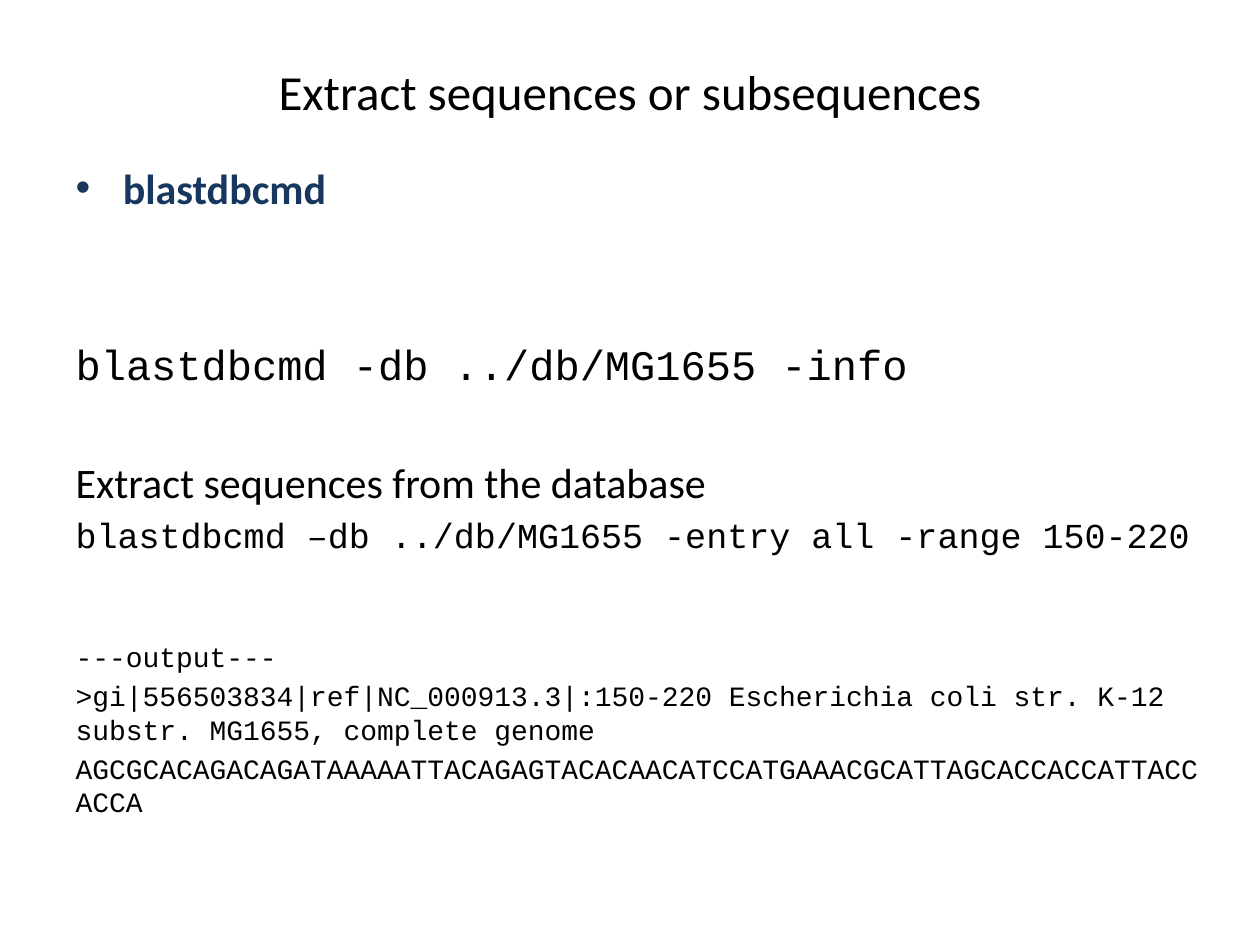
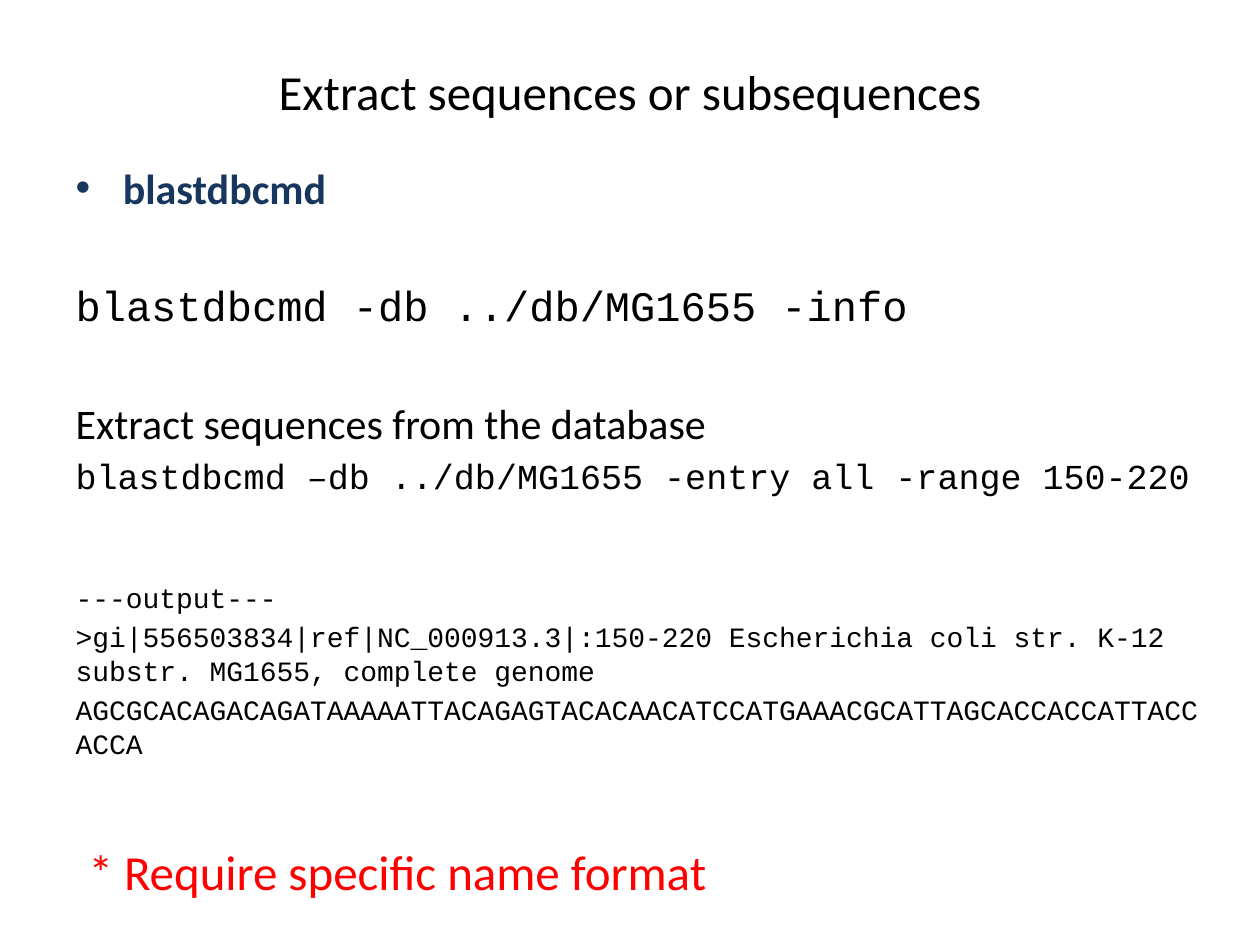
Before and after one commit to liu3zhenlab/teaching, a slide deck: slide 17 of PLPTH813Bioinformatis/2021/labs/lab05_alignment.pptx. Drawn at 1260x945 pixels with LibreOffice and Linux fonts; fonts in the diff are those of the drawing. Boxes give left, top, right and bottom in pixels: in the first picture for what was removed or moved away, otherwise in the second. Text is boxed around its words. In the diff, an @@ line names an element or a change of style, - is before the commit and + after.

```diff
--- a/PLPTH813Bioinformatis/2021/labs/lab05_alignment.pptx
+++ b/PLPTH813Bioinformatis/2021/labs/lab05_alignment.pptx
@@ text "blastdbcmd" rewrapped from [76,174,1190,746] to [76,174,1190,687] @@
@@ text added at [124,856,706,898], 28 pt, text #FF0000 @@
+* Require specific name format
```
Also in this commit, not shown: 2 other files.
